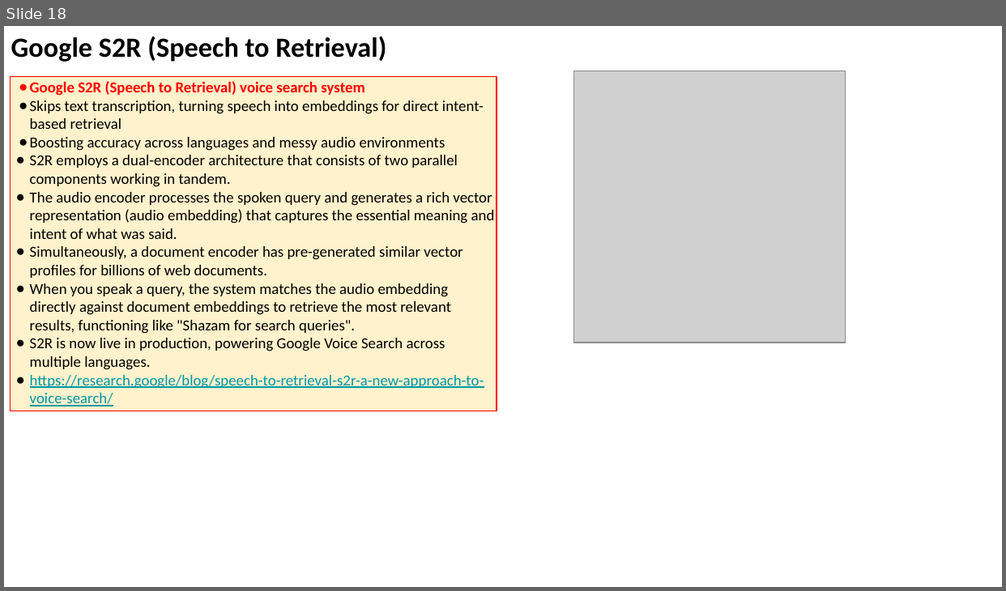
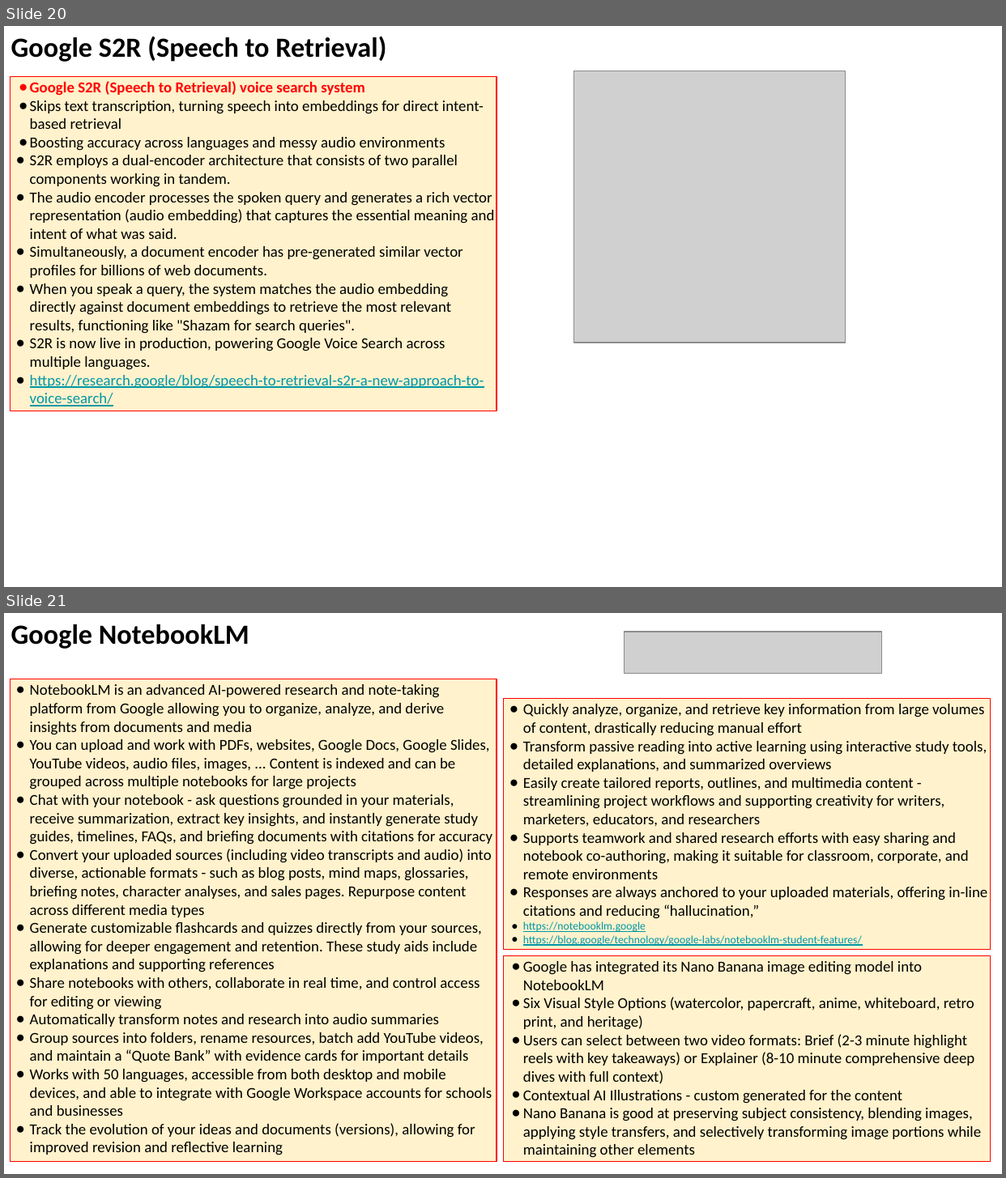
Before and after one commit to lselector/seminar, a slide deck: 2025/2025-10-17-AI-Updates.pptx. Shown one above the other, each under a label of ours: slide 18 before the commit, slides 20 and 21 after it. The pictures are 1006x591 and 1006x1178 pixels, drawn with LibreOffice and Linux fonts; fonts in the diff are those of the drawing; grey boxes stand for pictures. Boxes give left, top, right and bottom in pixels: in the first picture for what was removed or moved away, otherwise in the second. Text is boxed around its words. In the diff, an @@ line names an element or a change of style, - is before the commit and + after.

```diff
--- a/2025/2025-10-17-AI-Updates.pptx
+++ b/2025/2025-10-17-AI-Updates.pptx
@@ slide 21 added at (4, 613, 1002, 1174), background #FFFFFF @@
@@ text added at (11, 624, 249, 649), 20 pt, text #000000, bold @@
+Google NotebookLM
@@ picture added at (624, 632, 882, 674) @@
@@ rectangle added at (10, 679, 497, 1161), fill #FFF2CC, outline #FF0000 0.75 pt, 11 pt, text #000000 @@
+● NotebookLM is an advanced AI-powered research and note-taking platform from Google allowing you to organize, analyze, and derive insights from documents and media
+● You can upload and work with PDFs, websites, Google Docs, Google Slides, YouTube videos, audio files, images, ... Content is indexed and can be grouped across multiple notebooks for large projects
+● Chat with your notebook - ask questions grounded in your materials, receive summarization, extract key insights, and instantly generate study guides, timelines, FAQs, and briefing documents with citations for accuracy
+● Convert your uploaded sources (including video transcripts and audio) into diverse, actionable formats - such as blog posts, mind maps, glossaries, briefing notes, character analyses, and sales pages. Repurpose content across different media types
+● Generate customizable flashcards and quizzes directly from your sources, allowing for deeper engagement and retention. These study aids include explanations and supporting references
+● Share notebooks with others, collaborate in real time, and control access for editing or viewing
+● Automatically transform notes and research into audio summaries
+● Group sources into folders, rename resources, batch add YouTube videos, and maintain a “Quote Bank” with evidence cards for important details
+● Works with 50 languages, accessible from both desktop and mobile devices, and able to integrate with Google Workspace accounts for schools and businesses
+● Track the evolution of your ideas and documents (versions), allowing for improved revision and reflective learning
@@ rectangle added at (503, 699, 990, 949), fill #FFF2CC, outline #FF0000 0.75 pt, 11 pt, text #000000 @@
+● Quickly analyze, organize, and retrieve key information from large volumes of content, drastically reducing manual effort
+● Transform passive reading into active learning using interactive study tools, detailed explanations, and summarized overviews
+● Easily create tailored reports, outlines, and multimedia content - streamlining project workflows and supporting creativity for writers, marketers, educators, and researchers
+● Supports teamwork and shared research efforts with easy sharing and notebook co-authoring, making it suitable for classroom, corporate, and remote environments
+● Responses are always anchored to your uploaded materials, offering in-line citations and reducing “hallucination,”
+● https://notebooklm.google
+● https://blog.google/technology/google-labs/notebooklm-student-features/
@@ rectangle added at (503, 956, 990, 1162), fill #FFF2CC, outline #FF0000 0.75 pt, 11 pt, text #000000 @@
+● Google has integrated its Nano Banana image editing model into NotebookLM
+● Six Visual Style Options (watercolor, papercraft, anime, whiteboard, retro print, and heritage)
+● Users can select between two video formats: Brief (2-3 minute highlight reels with key takeaways) or Explainer (8-10 minute comprehensive deep dives with full context)
+● Contextual AI Illustrations - custom generated for the content
+● Nano Banana is good at preserving subject consistency, blending images, applying style transfers, and selectively transforming image portions while maintaining other elements
@@ what was slide 18 is now slide 20 @@
```
Also in this commit, not shown: 2 slides changed, 4 other slides added.
